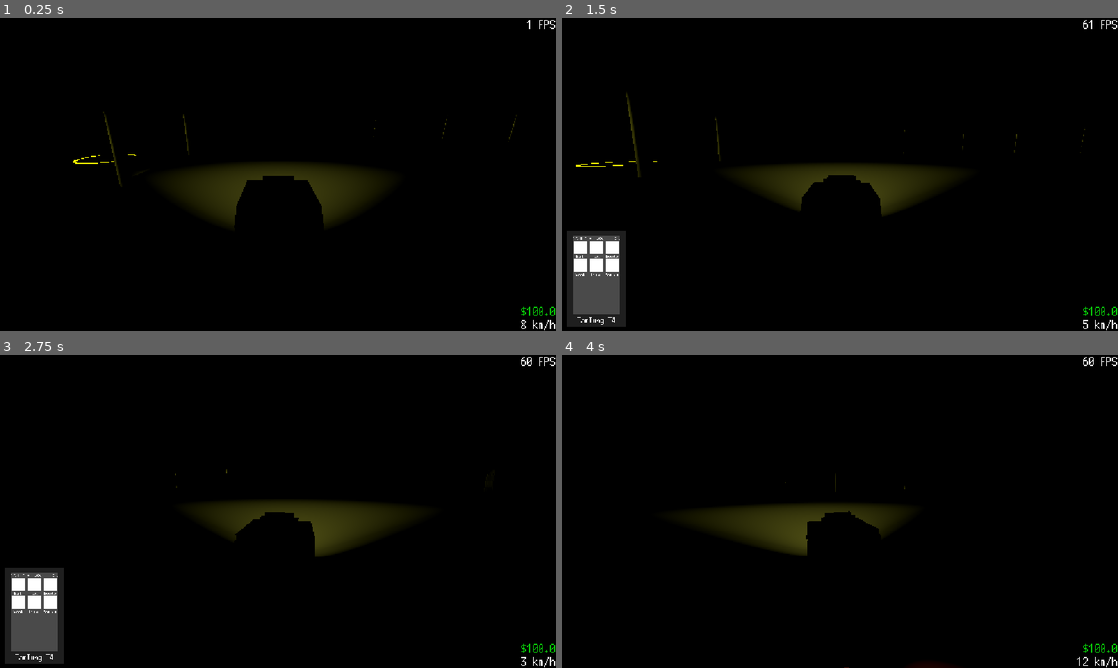
Above: before the commit, frames 1-4 (two rows, left to right).
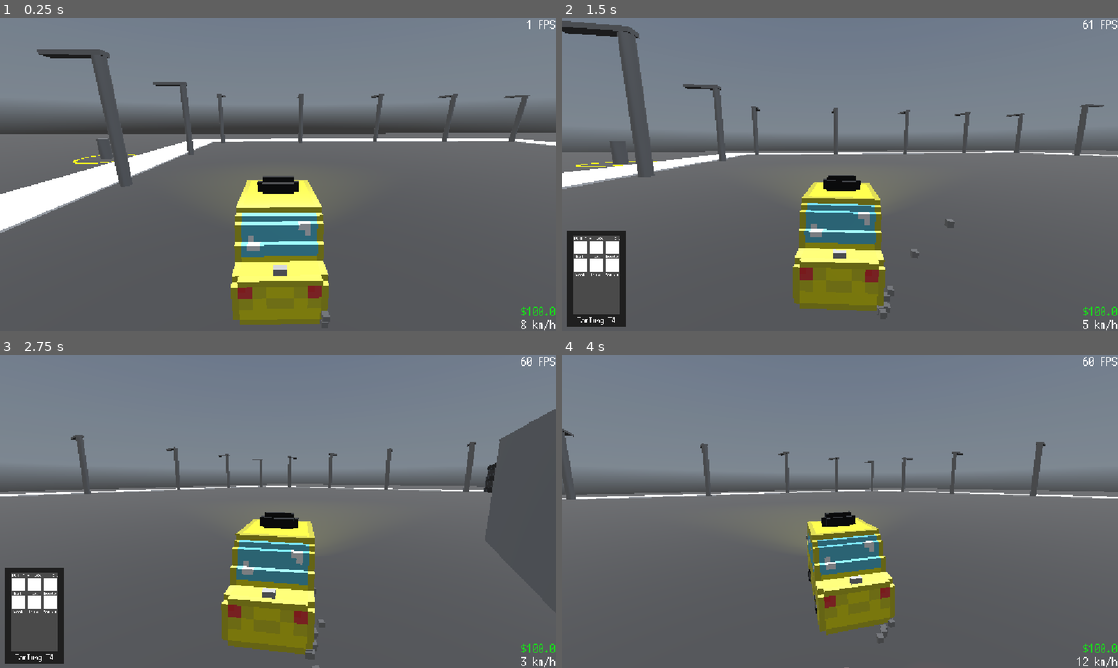
Above: after the commit, the same moments.

Repository: RafaeloxMC/super-taxi-sim
Game: Godot game, scene res://scenes/map/world.tscn
Two runs of this game, one before a commit and one after it. Both use one fixed random seed, a clock stepped at 60 frames per second and the inputs below. This scene is started directly instead of the project's main scene. A sky picture missing from this copy of the repository is replaced by a grey-blue gradient.
Inputs:
- Up to frame 1 (0.25 s): no input
- Up to frame 2 (1.5 s): tap Enter at 0.5 s; hold D (steer_right) 0.53-1.28 s; tap Q (phone) at 0.6 s; hold S (brake) from 1.28 s (still down); tap Alt at 1.35 s
- Up to frame 3 (2.75 s): release S (brake) at 2.03 s; hold D (steer_right) from 2.03 s (still down); tap Shift at 2.1 s
- Up to frame 4 (4 s): release D (steer_right) at 2.78 s; hold W (accelerate) 2.78-3.53 s; tap Q (phone) at 2.85 s; hold A (steer_left) from 3.53 s (still down); tap Alt at 3.6 s

The runs differ from the first frame. In frame 1, 100% of the frame differs, in the area x 0-100%, y 0-100%; in frame 2, 96%; in frame 3, 96%; in frame 4, 100%.

Commit message:
Update day to start at 9AM

Diff:
--- a/scenes/map/world.tscn
+++ b/scenes/map/world.tscn
@@ -180,11 +180,11 @@
 [node name="Car" parent="." instance=ExtResource("7_il0qy")]
 transform = Transform3D(1, 0, 0, 0, 1, 0, 0, 0, 1, 36.229774, 10.057867, 11.458221)
 
-[node name="Taxi" parent="." instance=ExtResource("1_nap83")]
-transform = Transform3D(1, 0, 0, 0, 1, 0, 0, 0, 1, -0.68463945, 3.8051562, -0.51555824)
-
 [node name="Character" parent="." instance=ExtResource("8_haap5")]
 transform = Transform3D(1.5, 0, 0, 0, 1.5, 0, 0, 0, 1.5, 24.815407, 2, 26.649658)
 
 [node name="DropoffLocation" parent="." instance=ExtResource("9_p7bq3")]
 transform = Transform3D(1.5, 0, 0, 0, 1.5, 0, 0, 0, 1.5, 46.988625, 0.56457436, 43.79013)
+
+[node name="Taxi" parent="." instance=ExtResource("1_nap83")]
+transform = Transform3D(1, 0, 0, 0, 1, 0, 0, 0, 1, -0.68463945, 3.8051562, -0.51555824)
--- a/scripts/util/game_manager.gd
+++ b/scripts/util/game_manager.gd
@@ -9,7 +9,7 @@
 var money: float = 100.0
 var taxi_base_price: float = 25.0
 
-var time: float = 0
+var time: float = 33750
 var game_speed: float = 1
 var day_length: float = 90000.0
 var units_per_hour: float = day_length / 24.0
